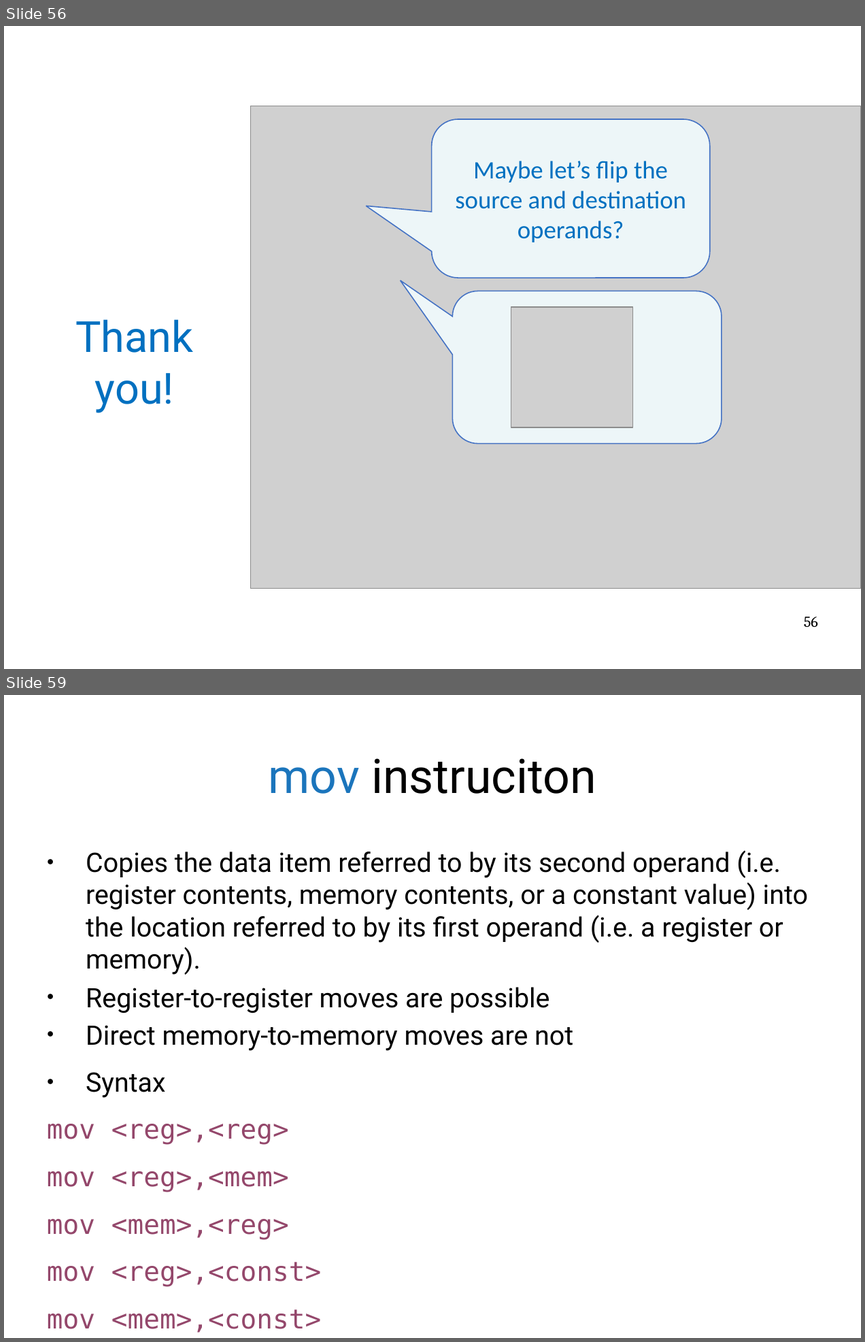
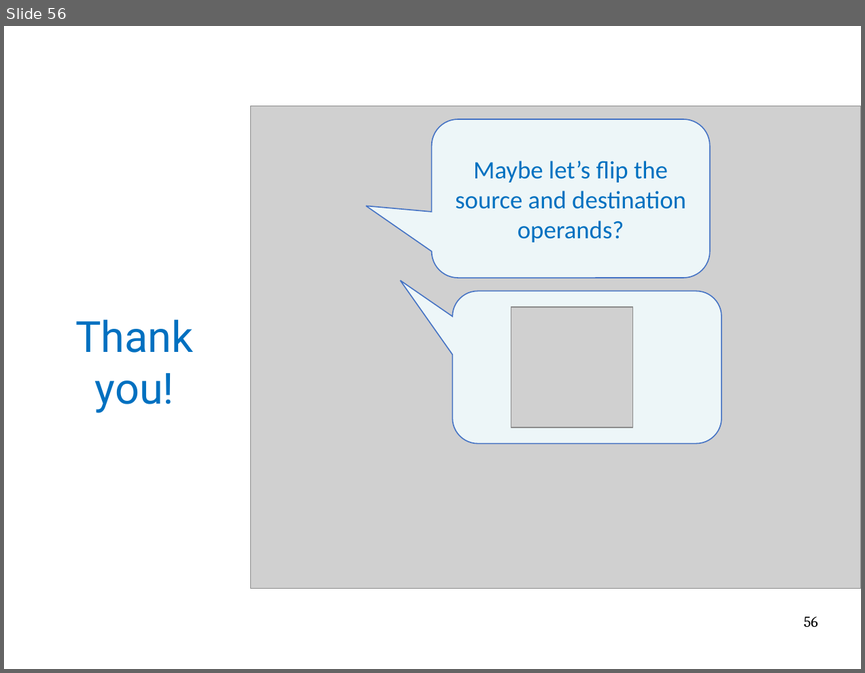
Before and after one commit to mars-research/cs5460, a slide deck: static/lectures/lecture03-x86-asm/lecture03-x86-asm.pptx. Shown one above the other, each under a label of ours: slides 56 and 59 before the commit, slide 56 after it; the slides between them are not shown. The pictures are 865x1342 and 865x673 pixels, drawn with LibreOffice and Linux fonts; fonts in the diff are those of the drawing; grey boxes stand for pictures. Boxes give left, top, right and bottom in pixels: in the first picture for what was removed or moved away, otherwise in the second. Text is boxed around its words. In the diff, an @@ line names an element or a change of style, - is before the commit and + after.

```diff
--- a/static/lectures/lecture03-x86-asm/lecture03-x86-asm.pptx
+++ b/static/lectures/lecture03-x86-asm/lecture03-x86-asm.pptx
@@ slide 59 removed at (4,695,861,1338), background #FFFFFF @@
@@ title removed at (268,758,596,794) @@
-mov instruciton
@@ text removed at (47,850,808,1287) @@
-● Copies the data item referred to by its second operand (i.e. register contents, memory contents, or a constant value) into the location referred to by its first operand (i.e. a register or memory).
-  ● Register-to-register moves are possible
-  ● Direct memory-to-memory moves are not
-● Syntax
-mov <reg>,<reg>
-mov <reg>,<mem>
-mov <mem>,<reg>
-mov <reg>,<const>
-mov <mem>,<const>
```
Also in this commit, not shown: 49 other slides removed, 23 other files.
